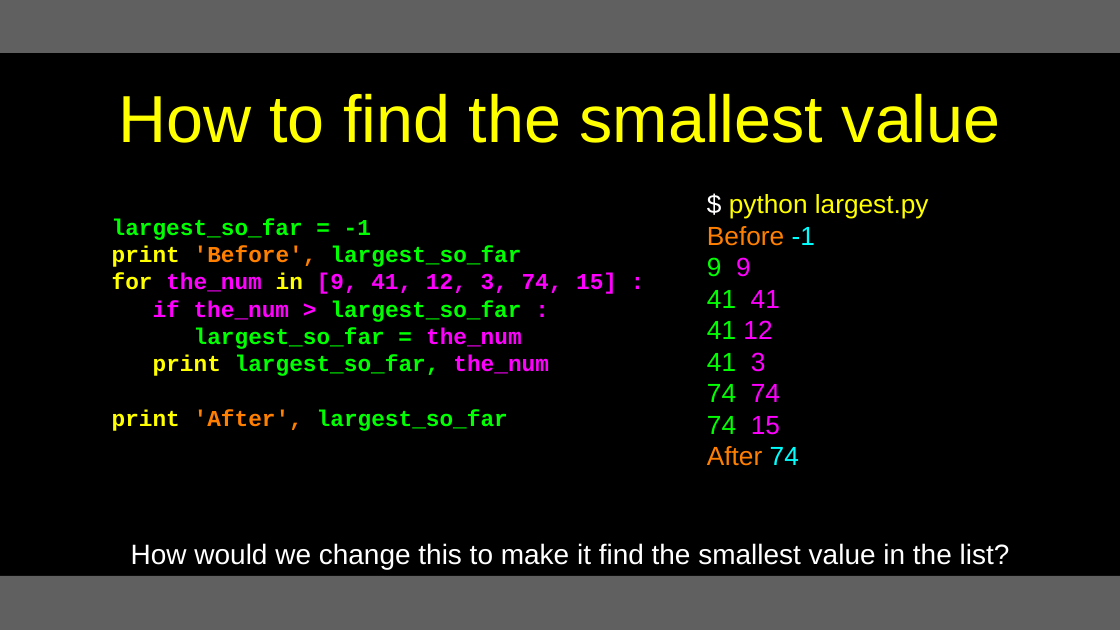
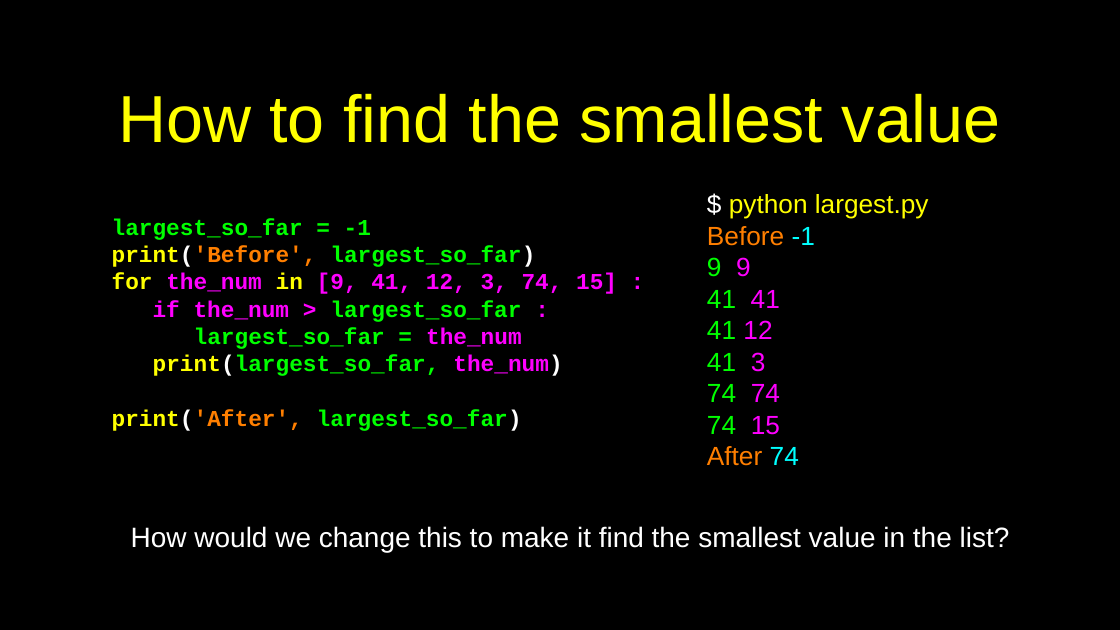
Before and after one commit to csev/py4e, a slide deck: slide 46 of lectures3/Pythonlearn-05-Iterations.pptx. Drawn at 1120x630 pixels with LibreOffice and Linux fonts; fonts in the diff are those of the drawing. Boxes give left, top, right and bottom in pixels: in the first picture for what was removed or moved away, otherwise in the second. Text is boxed around its words. In the diff, an @@ line names an element or a change of style, - is before the commit and + after.

```diff
--- a/lectures3/Pythonlearn-05-Iterations.pptx
+++ b/lectures3/Pythonlearn-05-Iterations.pptx
@@ rectangle removed at [0,0,1120,53] @@
@@ text at [112,246,535,267]: text changed @@
-print 'Before', largest_so_far
+print('Before', largest_so_far)
@@ text at [112,355,562,431]: text changed @@
-print largest_so_far, the_num
-print 'After', largest_so_far
+print(largest_so_far, the_num)
+print('After', largest_so_far)
@@ text "How would we change this ...": place and size @@
-text "How would we change this ..." at [131,543,1010,569]
+text "How would we change this ..." at [131,526,1010,552]
@@ rectangle at [0,576,1120,630]: fill #606060 to #000000 @@
```
Also in this commit, not shown: 51 other slides changed, 5 other files.
